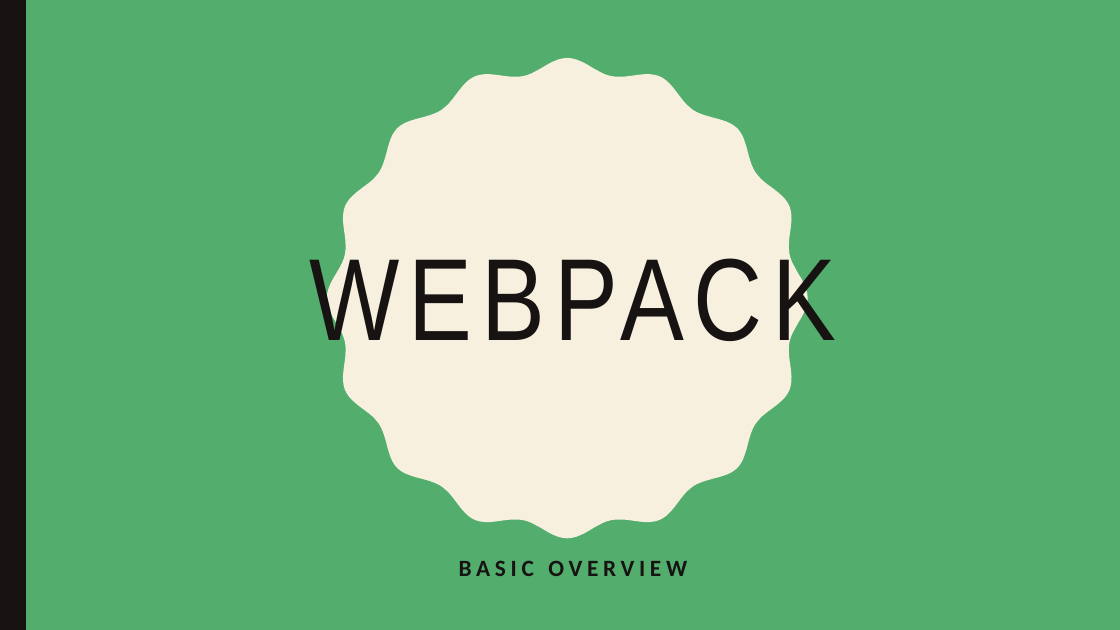
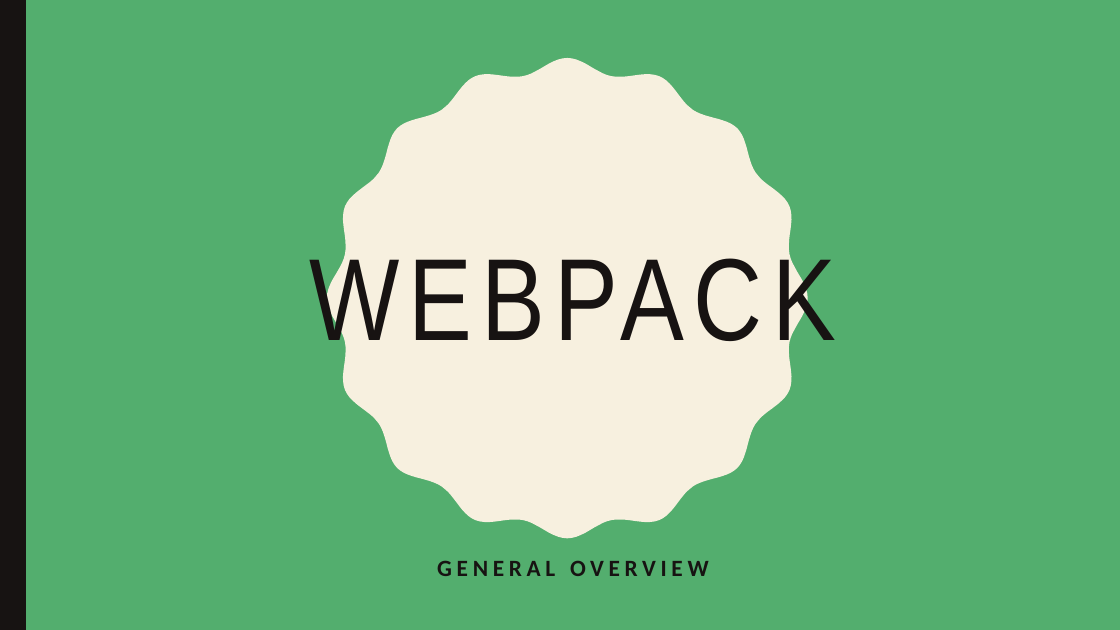
Before and after one commit to Mishurin/frontend-examples, a slide deck: slide 1 of webpack/WebPack.pptx. Drawn at 1120x630 pixels with LibreOffice and Linux fonts; fonts in the diff are those of the drawing. Boxes give left, top, right and bottom in pixels: in the first picture for what was removed or moved away, otherwise in the second. Text is boxed around its words. In the diff, an @@ line names an element or a change of style, - is before the commit and + after.

```diff
--- a/webpack/WebPack.pptx
+++ b/webpack/WebPack.pptx
@@ subtitle at bbox=[437, 560, 709, 576]: text changed @@
-BASIC OVERVIEW
+GENERAL OVERVIEW
```
Also in this commit, not shown: 1 other slide changed, 4 slides added, 9 other files.
